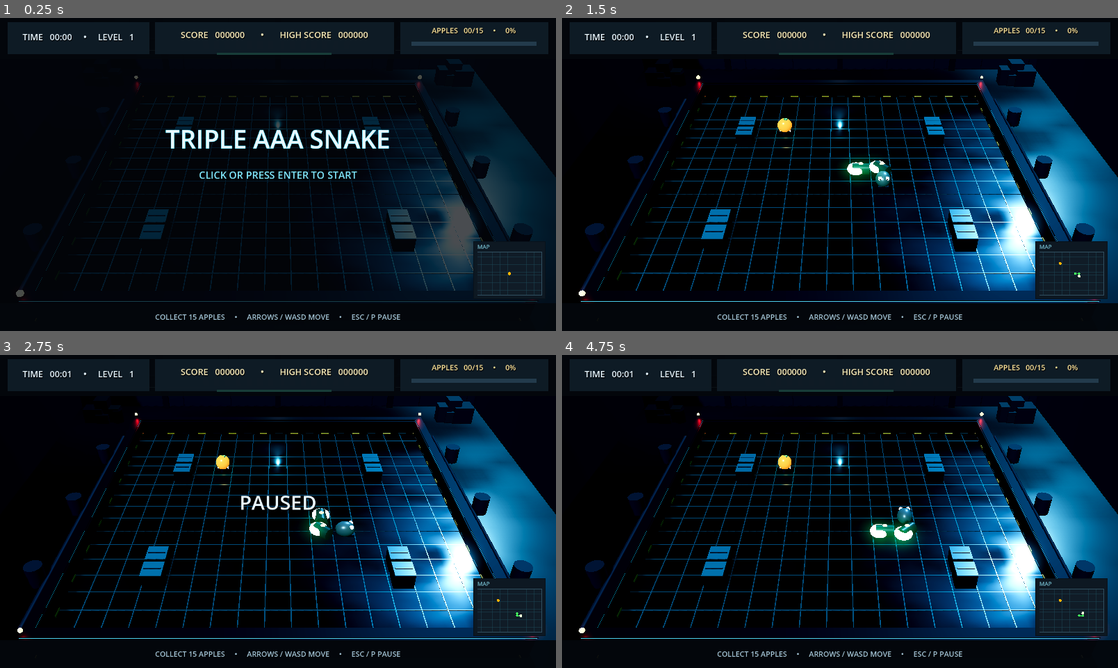
Above: before the commit, frames 1-4 (two rows, left to right).
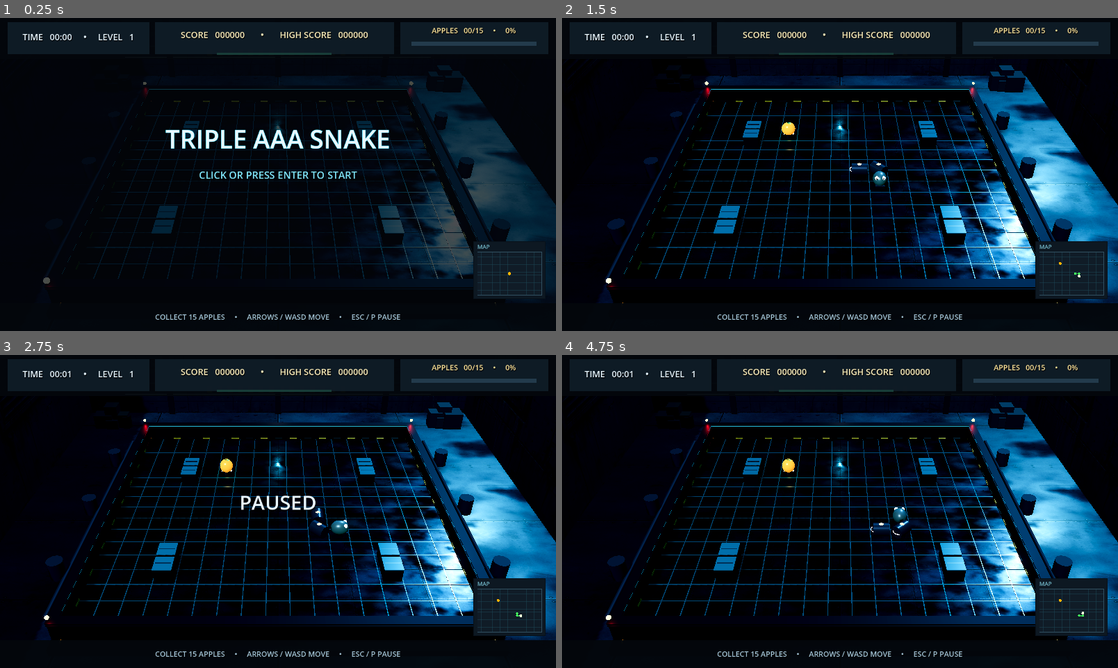
Above: after the commit, the same moments.

Repository: ADD-Attack/Cadre
Game: Godot game, scene res://main.tscn
The game is run twice, just before and just after one commit, with the same random seed, the same clock (stepped at 60 frames per second) and the same inputs.
Inputs (mouse positions are in pixels of both pictures, inside the frame that each line leads up to):
- Up to frame 1 (0.25 s): no input
- Up to frame 2 (1.5 s): tap Enter at 0.5, 0.6 s; move the mouse to (962, 158) at 0.52 s; hold Right 0.53-1.28 s; click (962, 158) at 0.67 s; move the mouse to (728, 190) at 1.27 s; hold Down from 1.28 s (still down); tap Keypad Enter at 1.35 s
- Up to frame 3 (2.75 s): move the mouse to (333, 442) at 2.02 s; release Down at 2.03 s; hold Right from 2.03 s (still down); tap P at 2.1 s
- Up to frame 4 (4.75 s): tap Space at 2.75, 4.25 s; move the mouse to (812, 574) at 2.77 s; release Right at 2.78 s; hold Up 2.78-3.53 s; tap Enter at 2.85, 3.5 s; click (812, 574) at 2.92 s; move the mouse to (1006, 558) at 3.52 s; hold Left from 3.53 s (still down); tap Keypad Enter at 3.6 s; move the mouse to (673, 464) at 4.27 s; tap P at 4.35 s

The runs differ from the first frame. In frame 1, 12% of the frame differs, in the area x 2-100%, y 13-92%; in frame 2, 27%; in frame 3, 27%; in frame 4, 27%, in the area x 0-100%, y 13-92%.

Commit message:
Snake campaign Wave C: textured floors and walls

Diff:
--- a/snake-aaa/main.gd
+++ b/snake-aaa/main.gd
@@ -159,7 +159,7 @@
 	add_child(rim)
 
 	camera = Camera3D.new()
-	camera.position = Vector3(0.0, 17.2, 24.6)
+	camera.position = Vector3(0.0, 18.5, 26.6)
 	camera.current = true
 	camera.fov = 33.7
 	add_child(camera)
@@ -179,6 +179,7 @@
 
 
 func _build_arena() -> void:
+	var floor_texture := load("res://assets/tex-floor.png") as Texture2D
 	var surface_noise := FastNoiseLite.new()
 	surface_noise.noise_type = FastNoiseLite.TYPE_SIMPLEX
 	surface_noise.frequency = 0.035
@@ -187,11 +188,15 @@
 	roughness_noise.height = 128
 	roughness_noise.seamless = true
 	roughness_noise.noise = surface_noise
-	var exterior_material := _material(Color("#0a0f16"), 0.35, 0.65)
+	var exterior_material := _material(Color("#8a97a5"), 0.35, 0.55)
+	exterior_material.albedo_texture = floor_texture
+	exterior_material.uv1_scale = Vector3(5.0, 5.0, 1.0)
 	exterior_material.roughness_texture = roughness_noise
 	var exterior_floor := _box(Vector3(70.0, 0.12, 70.0))
 	_add_mesh(arena_root, exterior_floor, Vector3(0, -0.82, 0), exterior_material)
-	var floor_material := _material(Color("#141e29"), 0.85, 0.38)
+	var floor_material := _material(Color("#5e6e7e"), 0.85, 0.38)
+	floor_material.albedo_texture = floor_texture
+	floor_material.uv1_scale = Vector3(4.0, 4.0, 1.0)
 	floor_material.roughness_texture = roughness_noise
 	var floor_mesh := BoxMesh.new()
 	floor_mesh.size = Vector3(GRID_SIZE * TILE, 0.25, GRID_SIZE * TILE)
@@ -244,7 +249,10 @@
 
 func _build_industrial_details(span: float) -> void:
 	# A low-contrast industrial shell sits beyond the playable footprint.
-	var room_material := _material(Color("#16222F"), 0.25, 0.6)
+	var wall_texture := load("res://assets/tex-wall.png") as Texture2D
+	var room_material := _material(Color("#7e8fa0"), 0.3, 0.6)
+	room_material.albedo_texture = wall_texture
+	room_material.uv1_scale = Vector3(3.0, 1.0, 1.0)
 	var room_height := 14.0
 	var wall_center_y := 6.18
 	var back_wall := _box(Vector3(45.0, room_height, 0.55))
@@ -297,7 +305,7 @@
 		var practical := OmniLight3D.new()
 		practical.position = practical_pos + Vector3(0, -0.4, 0.7)
 		practical.light_color = Color("#ff9a3c")
-		practical.light_energy = 1.15
+		practical.light_energy = 1.4
 		practical.omni_range = 9.0
 		arena_root.add_child(practical)
 	var left_room_wash := OmniLight3D.new()
@@ -684,20 +692,17 @@
 			if tangent.length_squared() < 0.5:
 				tangent = Vector3(direction.x, 0, direction.y).normalized()
 			var cylinder := CylinderMesh.new()
-			cylinder.top_radius = 0.34
-			cylinder.bottom_radius = 0.34
+			cylinder.top_radius = 0.39
+			cylinder.bottom_radius = 0.39
 			cylinder.height = 0.93
 			cylinder.radial_segments = 16
-			var body_material := _material(Color("#3D4F61"), 0.85, 0.32)
-			body_material.emission_enabled = true
-			body_material.emission = Color("#1E5C2E")
-			body_material.emission_energy_multiplier = 0.3
+			var body_material := _material(Color("#54687e"), 0.85, 0.28)
 			var body := _add_mesh(snake_root, cylinder, at + Vector3(0, 0.4, 0), body_material)
 			body.basis = Basis(Quaternion(Vector3.UP, tangent))
 			var ring := TorusMesh.new()
-			ring.inner_radius = 0.06
-			ring.outer_radius = 0.5
-			var ring_node := _add_mesh(snake_root, ring, at + Vector3(0, 0.4, 0) - tangent * (TILE * 0.24), _glow_material(Color("#46FF5E"), 3.0))
+			ring.inner_radius = 0.275
+			ring.outer_radius = 0.325
+			var ring_node := _add_mesh(snake_root, ring, at + Vector3(0, 0.4, 0) - tangent * (TILE * 0.24), _glow_material(Color("#46FF5E"), 2.1))
 			ring_node.basis = Basis(Quaternion(Vector3.BACK, tangent))
 			var spine := _sphere(snake_root, at + Vector3(0, 0.765, 0), 0.115, _glow_material(Color("#c8ff6b"), 1.0))
 			spine.scale = Vector3(1.25, 0.55, 1.0)
Binary file added: snake-aaa/assets/tex-floor.png
Not shown, added: snake-aaa/assets/tex-floor.png.import
Binary file added: snake-aaa/assets/tex-wall.png
Not shown, added: snake-aaa/assets/tex-wall.png.import
Not shown, changed: snake-aaa/build/web/index.html
Not shown, changed: snake-aaa/build/web/index.pck
